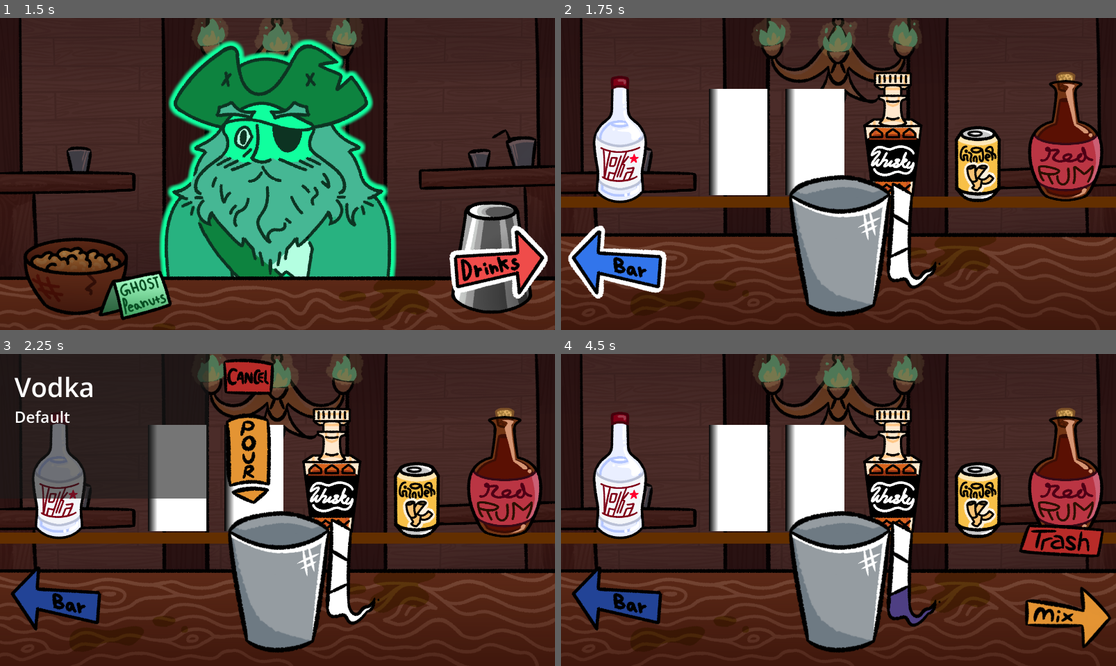
Above: before the commit, frames 1-4 (two rows, left to right).
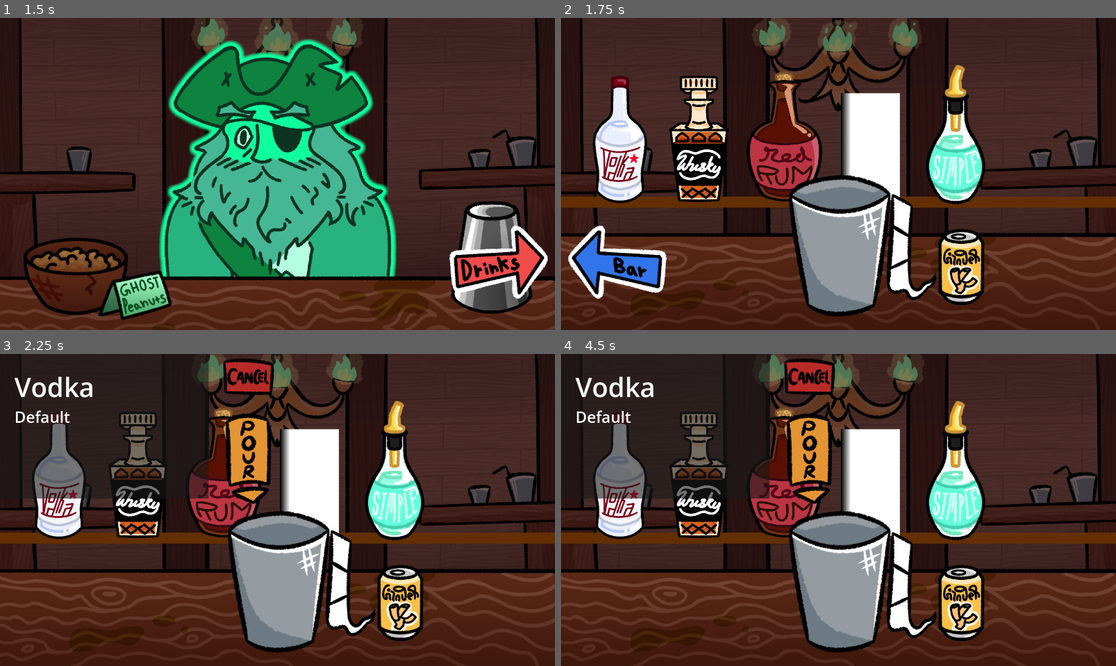
Above: after the commit, the same moments.

Repository: ChoppingChungy/spirit-game
Game: Godot game, scene res://src/scenes/main_game.tscn
Same seed, same stepped clock (60 frames per second), same inputs: the game is played once before the commit and once after it.
Inputs (mouse positions are in pixels of both pictures, inside the frame that each line leads up to; where the layout moved, square brackets give the same spot in the first picture):
- Up to frame 1 (1.5 s): move the mouse to (249, 236) at 0.52 s; click (249, 236) at 0.67 s; move the mouse to (444, 220) at 1.27 s; click (444, 220) at 1.42 s
- Up to frame 2 (1.75 s): no input
- Up to frame 3 (2.25 s): click (61, 475) at 2 s
- Up to frame 4 (4.5 s): click (738, 478) at 2.77 s; click (955, 460) at 3.52 s; click (871, 481) [816, 478] at 4.25 s

Frame 1 is identical in both runs. In frame 2, 24% of the frame differs, in the area x 19-98%, y 14-92%; in frame 3, 23%; in frame 4, 36%, in the area x 1-100%, y 0-95%.

Commit message:
Added drink serving logic and fixed menu bugs

Diff:
--- a/src/scenes/mix.tscn
+++ b/src/scenes/mix.tscn
@@ -5,6 +5,7 @@
 [ext_resource type="Texture2D" uid="uid://blaetca0ydaha" path="res://src/resources/images/Vodka.png" id="2_dbwtw"]
 [ext_resource type="Texture2D" uid="uid://dmnrchdg87yyu" path="res://src/resources/images/Bar_Top_Empty.png" id="2_ja6bk"]
 [ext_resource type="Texture2D" uid="uid://x0wjmmcrx0xd" path="res://src/resources/images/Whisky.png" id="3_3jqxk"]
+[ext_resource type="Texture2D" uid="uid://drdv87ia7b7bn" path="res://src/resources/images/Simple_Ecto.png" id="4_244je"]
 [ext_resource type="Texture2D" uid="uid://wxxxtoaes1wa" path="res://src/resources/images/Ginger_Beer.png" id="4_ja6bk"]
 [ext_resource type="Texture2D" uid="uid://d3rjk6bslvb8x" path="res://src/resources/images/Cup.png" id="6_3jqxk"]
 
@@ -46,39 +47,39 @@
 texture_normal = ExtResource("2_dbwtw")
 stretch_mode = 4
 
-[node name="Tequila" type="TextureButton" parent="." unique_id=1201203487]
-offset_left = 511.0
-offset_top = 245.0
-offset_right = 715.0
-offset_bottom = 614.0
-texture_normal = SubResource("GradientTexture2D_qgsut")
+[node name="Syrup" type="TextureButton" parent="." unique_id=1201203487]
+offset_left = 1165.0
+offset_top = 69.0
+offset_right = 1565.0
+offset_bottom = 669.0
+texture_normal = ExtResource("4_244je")
 
 [node name="Brandy" type="TextureButton" parent="." unique_id=1351981382]
-offset_left = 777.0
-offset_top = 245.0
-offset_right = 981.0
-offset_bottom = 614.0
+offset_left = 969.0
+offset_top = 261.0
+offset_right = 1173.0
+offset_bottom = 630.0
 texture_normal = SubResource("GradientTexture2D_qgsut")
 
 [node name="Whiskey" type="TextureButton" parent="." unique_id=1515463079]
-offset_left = 988.0
-offset_top = 167.0
-offset_right = 1388.0
-offset_bottom = 767.0
+offset_left = 317.0
+offset_top = 181.0
+offset_right = 717.0
+offset_bottom = 781.0
 scale = Vector2(0.8, 0.8)
 texture_normal = ExtResource("3_3jqxk")
 
 [node name="Ginger" type="TextureButton" parent="." unique_id=699190184]
-offset_left = 1317.0
-offset_top = 353.0
-offset_right = 1567.0
-offset_bottom = 722.0
+offset_left = 1260.0
+offset_top = 709.0
+offset_right = 1510.0
+offset_bottom = 1078.0
 texture_normal = ExtResource("4_ja6bk")
 
 [node name="Rum" type="TextureButton" parent="." unique_id=1132621558]
-offset_left = 1586.0
+offset_left = 613.0
 offset_top = 170.0
-offset_right = 1986.0
+offset_right = 1013.0
 offset_bottom = 770.0
 scale = Vector2(0.8, 0.8)
 texture_normal = ExtResource("2_5m66n")
@@ -88,7 +89,7 @@
 texture = ExtResource("6_3jqxk")
 
 [connection signal="pressed" from="Vodka" to="." method="_on_drink_clicked" binds= [0]]
-[connection signal="pressed" from="Tequila" to="." method="_on_drink_clicked" binds= [1]]
+[connection signal="pressed" from="Syrup" to="." method="_on_drink_clicked" binds= [1]]
 [connection signal="pressed" from="Brandy" to="." method="_on_drink_clicked" binds= [2]]
 [connection signal="pressed" from="Whiskey" to="." method="_on_drink_clicked" binds= [3]]
 [connection signal="pressed" from="Ginger" to="." method="_on_drink_clicked" binds= [4]]
--- a/src/scenes/mix_menu.tscn
+++ b/src/scenes/mix_menu.tscn
@@ -76,7 +76,7 @@
 
 [node name="FillMeter" type="AnimatedSprite2D" parent="." unique_id=914058536]
 unique_name_in_owner = true
-position = Vector2(1198, 770)
+position = Vector2(1198, 810)
 sprite_frames = SubResource("SpriteFrames_s7wsd")
 
 [connection signal="pressed" from="Mix" to="." method="_on_mix_pressed"]
--- a/src/scenes/topping_menu.tscn
+++ b/src/scenes/topping_menu.tscn
@@ -47,5 +47,5 @@
 theme_override_styles/normal = SubResource("StyleBoxFlat_p7ilq")
 text = "Trash"
 
-[connection signal="pressed" from="Serve" to="." method="_on_place_pressed"]
+[connection signal="pressed" from="Serve" to="." method="_on_serve_pressed"]
 [connection signal="pressed" from="Trash" to="." method="_on_trash_pressed"]
--- a/src/scripts/bar.gd
+++ b/src/scripts/bar.gd
@@ -5,11 +5,27 @@
 
 const GHOST_Y_POSITION = 510
 
+var ghost_tween: Tween
+
 func _ready() -> void:
 	loop_tween()
 
 
 func loop_tween() -> void:
-	await create_tween().tween_property(ghost, "position:y", GHOST_Y_POSITION + 20, 1).set_trans(Tween.TRANS_SINE).finished
-	await create_tween().tween_property(ghost, "position:y", GHOST_Y_POSITION - 20, 1).set_trans(Tween.TRANS_SINE).finished
-	loop_tween()
+	ghost_tween = create_tween()
+	ghost_tween.tween_property(ghost, "position:y", GHOST_Y_POSITION + 20, 1).set_trans(Tween.TRANS_SINE)
+	ghost_tween.tween_property(ghost, "position:y", GHOST_Y_POSITION - 20, 1).set_trans(Tween.TRANS_SINE).finished.connect(loop_tween)
+
+
+## Moves the old customer out and the new customer in.
+func swap_customer(new_customer_texture: CompressedTexture2D) -> void:
+	await create_tween().tween_property(ghost, "position:x", -600, 3).set_trans(Tween.TRANS_QUAD).finished
+
+	# Assigns the new texture to the ghost object.
+	ghost.texture = new_customer_texture
+
+	# Teleports the ghost sprite to the right side of the screen.
+	ghost.position.x = DisplayServer.window_get_size().x + 600
+
+	# Moves the ghost texture back to the center with the new texture.
+	await create_tween().tween_property(ghost, "position:x", 960, 3).set_trans(Tween.TRANS_QUAD).finished
--- a/src/scripts/main_game.gd
+++ b/src/scripts/main_game.gd
@@ -45,6 +45,8 @@
 
 var current_drink = Drink.new()
 
+var reputation := 0
+
 func _ready() -> void:
 	current_scene = BAR.instantiate()
 	world.add_child(current_scene)
@@ -103,6 +105,10 @@
 	# Sets the drink tooltip in the drink_menu.
 	drink_menu.set_tooltip(drink_type.capitalize(), "Default")
 
+	# Hides the scene switcher so the player can't swap while selecting.
+	scene_switcher.hide()
+	mix_menu.set_button_visibility(false)
+
 
 func _on_drink_menu_poured() -> void:
 	var mix_scene = current_scene as Mix
@@ -117,24 +123,35 @@
 	# Shows the mix button by default, since pouring a unit implies that there is more than one unit in the drink.
 	mix_menu.set_button_visibility(true)
 
-
 	if current_drink.base.size() == 3:
 		pass # Do something here to only allow mixing in the Mix menu.
+
+	# Shows the scene switcher to allow the user to switch again.
+	scene_switcher.show()
+	mix_menu.set_button_visibility(true)
 
 
 func _on_drink_menu_canceled() -> void:
 	var mix_scene := current_scene as Mix
 	mix_scene.cancel()
 
+	# Shows the trash/mix buttons ONLY IF there is at least one base.
+	# Without the base check, then the buttons will show up on cancel EVEN IF THERE IS NO BASE!
+	if not current_drink.base.is_empty():
+		mix_menu.set_button_visibility(true)
+
+	# Shows the scene switcher to allow the user to switch again.
+	scene_switcher.show()
+
 
 ## Resets the drink if the user trashes it or finishes the current customer.
 func reset_drink() -> void:
-	var mix_scene = current_scene as Mix
+	var mix_scene := current_scene as Mix
 	mix_scene.cancel()
 	mix_menu.set_button_visibility(false)
 	mix_menu.reset()
 
-	# If the topping menu is showing, it's now hidden.
+	# Hides the topping menu if its showing.
 	topping_menu.hide()
 
 	current_drink = Drink.new()
@@ -161,8 +178,7 @@
 
 ## Handles the player serving the drink from the topping menu.
 func _on_topping_menu_serve_pressed() -> void:
-	topping_menu.hide()
-	topping_menu.reset()
+	_handle_serve()
 
 
 ## Handles the player selecting a topping in the topping station.
@@ -218,3 +234,44 @@
 
 	# Shows the mix menu, which has already been reset.
 	mix_menu.show()
+
+
+## Handles the logic for the player serving the drink to the customer.
+func _handle_serve() -> void:
+	# Debug
+	print_debug("Served!")
+
+	# Swaps the scene back to the bar.
+	switch_scene()
+
+	# Prevents the player from switching scenes.
+	scene_switcher.hide()
+
+	# Checks whether the drink satisfies the order.
+	var is_satisfied = test_drink(current_drink)
+
+	if is_satisfied:
+		# Improves the bar's reputation if the drink was good.
+		reputation += 1
+
+		var bar_scene := current_scene as Bar
+
+		current_drink_station = DrinkStation.MIX
+
+		# REPLACE!!! We should be loading the new customer's PNG here.
+		await bar_scene.swap_customer(load("res://src/resources/images/Pirate_Ghost.png"))
+	else:
+		pass
+
+	# Resets the current drink. SHOULD BE reset_drink() BUT THAT INCLUDES MIX SCENE BEHAVIOR!
+	current_drink = Drink.new()
+
+	# Allows the user to switch scenes again.
+	scene_switcher.show()
+
+
+## Tests whether the drink meets the current customer's standards.
+func test_drink(drink: Drink) -> bool:
+	# TODO: Figure out the logic for a correct drink, simplest way would be to
+	# check if the drink matches exactly what the customer wanted.
+	return true
--- a/src/scripts/mix.gd
+++ b/src/scripts/mix.gd
@@ -6,7 +6,7 @@
 
 enum Drinks {
 	VODKA,
-	TEQUILA,
+	SYRUP,
 	BRANDY,
 	WHISKEY,
 	GINGER,
@@ -27,8 +27,8 @@
 	match drink_type:
 		Drinks.VODKA:
 			drink_selected.emit("vodka")
-		Drinks.TEQUILA:
-			drink_selected.emit("tequila")
+		Drinks.SYRUP:
+			drink_selected.emit("syrup")
 		Drinks.BRANDY:
 			drink_selected.emit("brandy")
 		Drinks.WHISKEY:
--- a/src/scripts/mix_menu.gd
+++ b/src/scripts/mix_menu.gd
@@ -8,7 +8,7 @@
 @onready var mix: TextureButton = %Mix
 @onready var trash: TextureButton = %Trash
 
-const meter_height = 770
+const meter_height = 810
 
 func _ready() -> void:
 	loop_tween()
@@ -29,9 +29,9 @@
 	trash.visible = showing
 
 
-
 func increment_meter() -> void:
 	fill_meter.frame += 1
+
 
 func _on_mix_pressed() -> void:
 	mix_pressed.emit()
--- a/src/scripts/topping.gd
+++ b/src/scripts/topping.gd
@@ -26,12 +26,14 @@
 		_:
 			topping_selected.emit("topping")
 
+
 ## Tops the drink with the currently-selected topping.
 func top() -> Toppings:
 	var returned_topping = selected_topping
 	selected_topping = Toppings.NONE
 	return returned_topping
 
+
 ## Cancels the topping and returns to a no-topping state.
 func cancel() -> void:
 	selected_topping = Toppings.NONE
